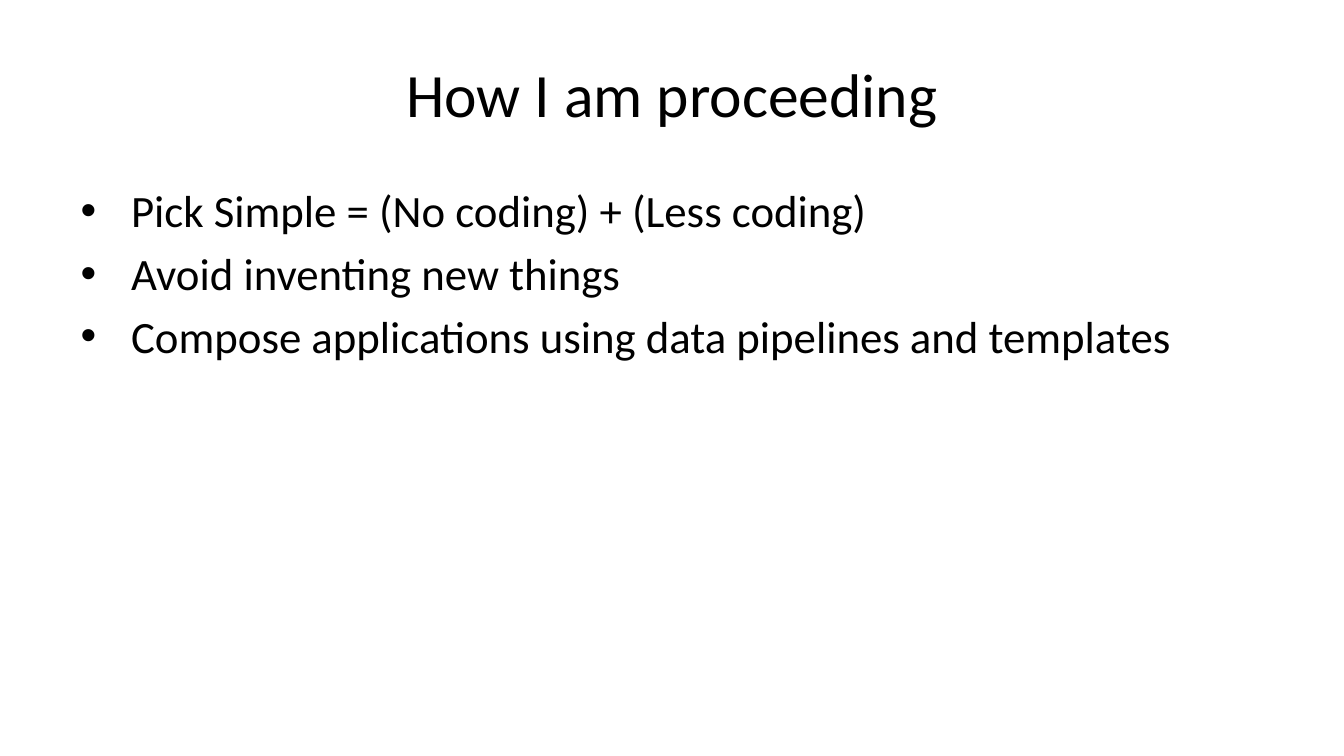
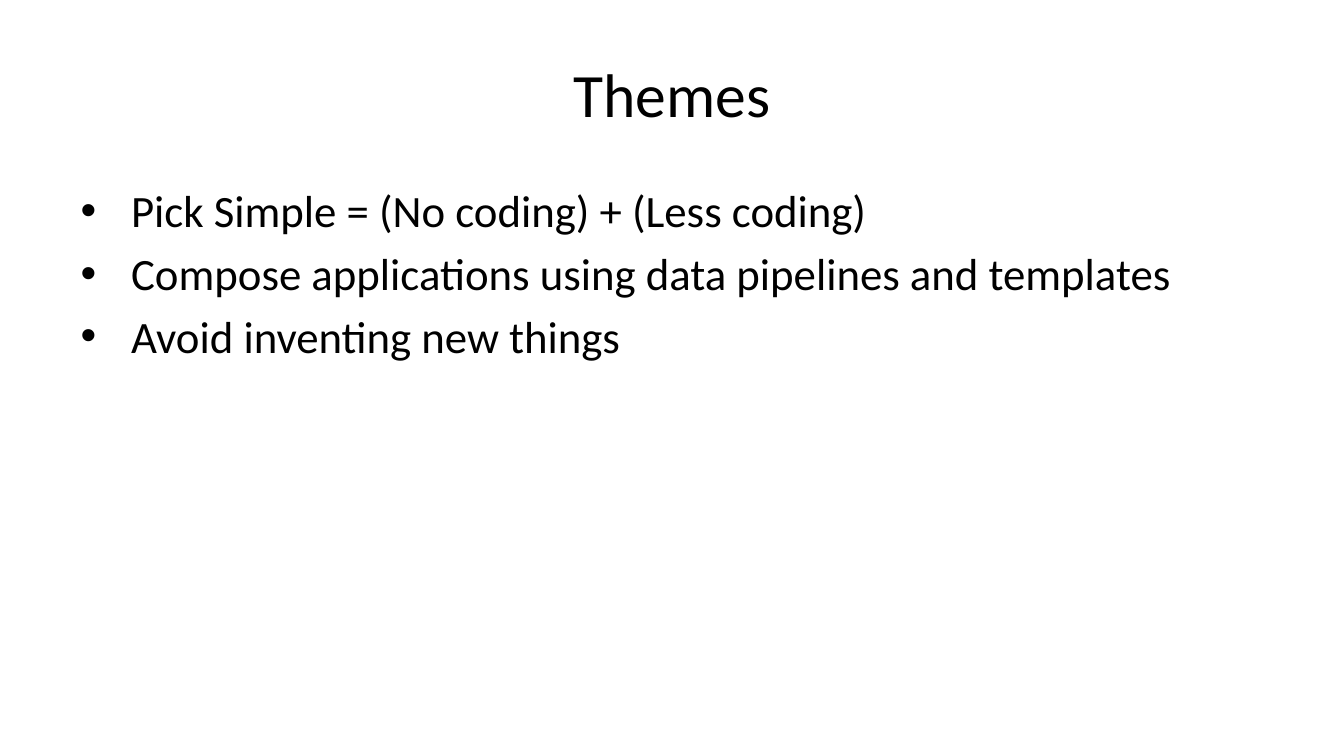
Before and after one commit to caltechlibrary/newt, a slide deck: slide 6 of presentation2/newt-p2.pptx (slide 3 before the commit). Drawn at 1344x756 pixels with LibreOffice and Linux fonts; fonts in the diff are those of the drawing. Boxes give left, top, right and bottom in pixels: in the first picture for what was removed or moved away, otherwise in the second. Text is boxed around its words. In the diff, an @@ line names an element or a change of style, - is before the commit and + after.

```diff
--- a/presentation2/newt-p2.pptx
+++ b/presentation2/newt-p2.pptx
@@ title at bbox=[573, 74, 770, 118]: text changed @@
-How I am proceeding
+Themes
@@ text at bbox=[131, 259, 1171, 298]: paragraph added @@
+• Compose applications using data pipelines and templates
@@ text at bbox=[131, 322, 1171, 361]: paragraph removed @@
-• Compose applications using data pipelines and templates
```
Also in this commit, not shown: 16 other slides changed, 7 slides added, 10 slides removed, 4 other files.
